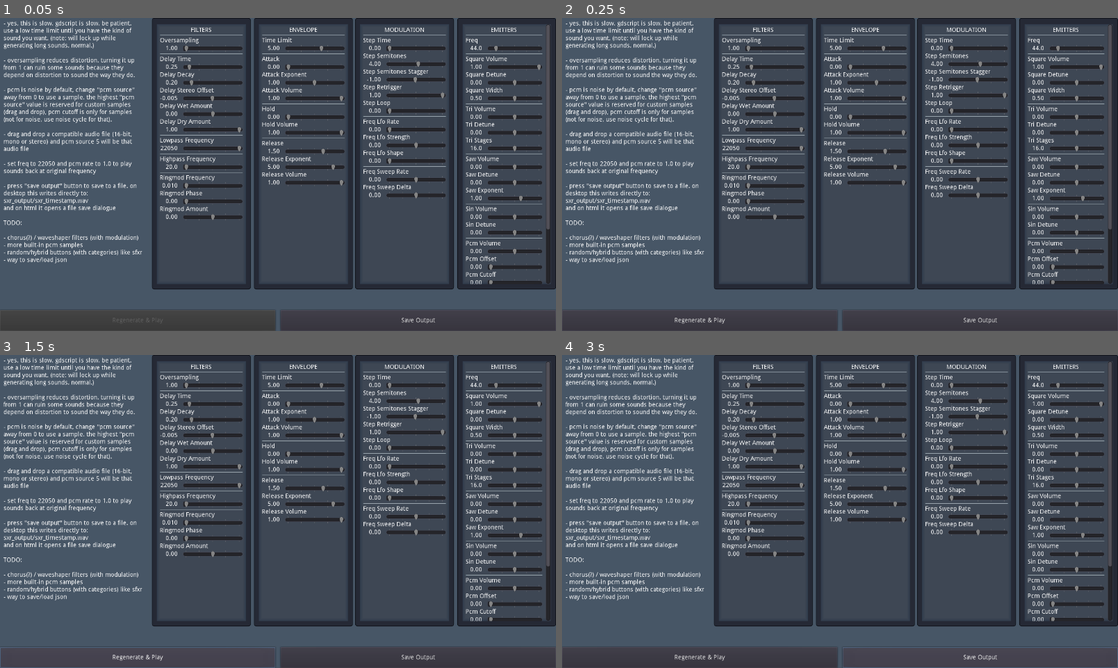
Above: before the commit, frames 1-4 (two rows, left to right).
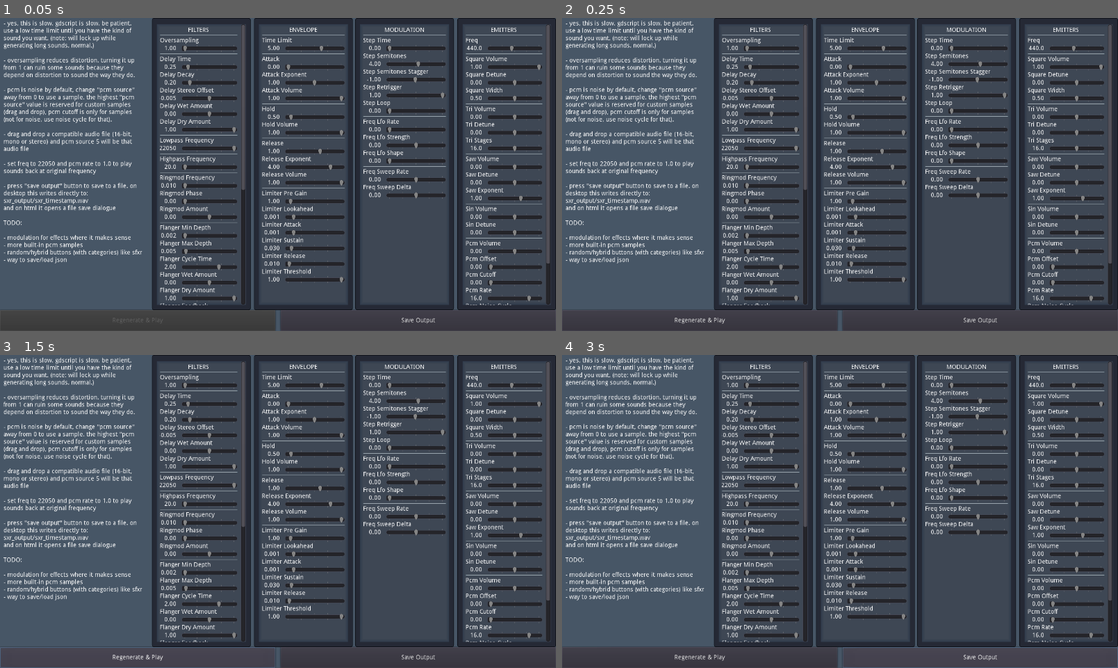
Above: after the commit, the same moments.

Repository: wareya/swtone
Game: Godot game, scene res://Main.tscn
Two runs of this game, one before a commit and one after it. Both use one fixed random seed, a clock stepped at 60 frames per second and the inputs below.
Inputs:
- Up to frame 1 (0.05 s): no input
- Up to frame 2 (0.25 s): no input
- Up to frame 3 (1.5 s): click "Regenerate & Play" at 0.5 s; click "Regenerate & Play" at 1.25 s
- Up to frame 4 (3 s): click "Regenerate & Play" at 2 s; click "Save Output" at 2.75 s

The runs differ from the first frame. In frame 1, 6.5% of the frame differs, in the area x 1-100%, y 2-94%; in frame 2, 6.5%; in frame 3, 6.5%; in frame 4, 6.5%.

Commit message:
more stuff

Diff:
--- a/Main.gd
+++ b/Main.gd
@@ -4,7 +4,7 @@
     var sample_rate = 1.0
     func _init(sample_rate):
         self.sample_rate = sample_rate
-    func push_sample(x):
+    func push_sample(_x):
         pass
     func pop_sample():
         pass
@@ -20,7 +20,7 @@
     func _init(sample_rate, time, decay).(sample_rate):
         self.decay = decay
         wet = []
-        for i in range(time*sample_rate):
+        for _i in range(time*sample_rate):
             wet.push_back(Vector2.ZERO)
     func push_sample(x):
         wet[cursor] *= decay
@@ -72,10 +72,10 @@
         return memory2 - memory
 
 class Ringmod extends Filter:
-    var frequency = 0.0
-    var amount = 1.0
-    var cursor = 0.0
-    var phase = 0.0
+    var frequency : float = 0.0
+    var amount : float = 1.0
+    var cursor : float = 0.0
+    var phase : float = 0.0
     var memory = Vector2()
     func _init(sample_rate, frequency : float, phase : float, amount : float).(sample_rate):
         self.frequency = frequency
@@ -90,30 +90,30 @@
         return memory.linear_interpolate(r, amount)
 
 class Flanger extends Filter:
-    var wet = []
+    var min_depth : int = 0
+    var max_depth : int = 0
+    var rate = 2.0
     var wet_amount = 1.0
     var dry_amount = 1.0
-    var dry = Vector2.ZERO
-    var cursor = 0
-    var min_depth = 0
-    var max_depth = 0
-    var rate = 2.0
     var feedback = 0.5
+
+    var cursor : int = 0
+    var wet = []
     #var stereo_offset = -0.01
-    func _init(sample_rate, min_depth, max_depth, rate).(sample_rate):
-        self.min_depth = int(min_depth * sample_rate)
-        self.max_depth = int(max_depth * sample_rate)
-        self.rate = float(rate)
+    func _init(sample_rate, _min_depth, _max_depth, _rate).(sample_rate):
+        self.min_depth = int(_min_depth * sample_rate)
+        self.max_depth = int(_max_depth * sample_rate)
+        self.rate = float(_rate)
         wet = []
-        for i in range(max(min_depth, max_depth)*sample_rate):
+        for _i in range(max(min_depth, max_depth)*sample_rate):
             wet.push_back(Vector2.ZERO)
         if wet.size() == 0:
             wet.push_back(Vector2.ZERO)
+
     func push_sample(x):
         #wet[cursor] *= decay
         #wet[cursor] += x
         wet[cursor % wet.size()] = x
-        dry = x
         cursor += 1
 
     func _tri(x):
@@ -126,30 +126,119 @@
         #if randi() % 999 == 0:
         #    print("%s/%s" % [samples_into_past, wet.size()])
         var _wet = wet[(cursor - 1 - samples_into_past + wet.size()*2) % wet.size()]
+        var c = (cursor - 1) % wet.size()
+        var dry =  wet[c]
         var out = dry * dry_amount + _wet * wet_amount
-        wet[(cursor - 1) % wet.size()] *= 1.0 - feedback
-        wet[(cursor - 1) % wet.size()] += out * feedback
+        wet[c] *= 1.0 - feedback
+        wet[c] += out * feedback
         return out
-        #if stereo_offset > 0.0:
-        #    var c2 = int(cursor+stereo_offset*sample_rate)
-        #    c2 = c2 % wet.size()
-        #    _wet.y = wet[c2].y
-        #elif stereo_offset < 0.0:
-        #    var c2 = int(cursor-stereo_offset*sample_rate)
-        #    c2 = c2 % wet.size()
-        #    _wet.x = wet[c2].x
+
+# TODO add stereo thing somehow
+class Chorus extends Filter:
+    #var min_depth : int = 0
+    var depth : int = 0
+    var rate = 2.0
+    var wet_amount = 1.0
+    var dry_amount = 0.0
+    var voices = 3
+
+    var cursor : int = 0
+    var wet = []
+    #var stereo_offset = -0.01
+    func _init(sample_rate, depth, _rate, _wet, _dry, _voices).(sample_rate):
+        rate = float(_rate)
+        wet_amount = _wet
+        dry_amount = _dry
+        voices = _voices
+
+        wet = []
+        for _i in range(depth*sample_rate):
+            wet.push_back(Vector2.ZERO)
+        if wet.size() == 0:
+            wet.push_back(Vector2.ZERO)
+
+    func push_sample(x):
+        wet[cursor % wet.size()] = x
+        cursor += 1
+
+    func _tri(x):
+        return abs((fmod((x*2.0)+1.0,2.0)-1))
+
+    func pop_sample():
+        var lfo_sum = Vector2()
+        for i in range(voices):
+            var lfo_amount = -cos((cursor*rate/sample_rate + 2.0*i/voices) * PI)/2.0 + 0.5
+            var samples_into_past = int((wet.size()-1) * lfo_amount)
+            #if randi() % 999 == 0 and i == 0:
+            #    print("%s/%s" % [samples_into_past, wet.size()])
+            var _wet = wet[(cursor - 1 - samples_into_past + wet.size()*2) % wet.size()]
+            lfo_sum += _wet
+        var c = (cursor - 1) % wet.size()
+        var dry =  wet[c]
+        var out = dry * dry_amount + lfo_sum * wet_amount
+        return out
+
+# TODO: add optional reference low pass
+class Waveshaper extends Filter:
+    var pre_gain = 1.0
+    var exponent = 1.0
+    var clip = 1.0
+    var clip_mode = 0 # 0: normal clipping. 1: "bounce" clipping. 2: wrapping
+    var quantization = 0 # quantize to number of steps
+    var mix = 0.0
+
+    var memory = Vector2()
+    func _init(sample_rate, pre_gain, exponent, clip, clip_mode, quantization, mix).(sample_rate):
+        self.pre_gain = pre_gain
+        self.exponent = exponent
+        self.clip = clip
+        self.clip_mode = clip_mode
+        self.quantization = quantization
+        self.mix = mix
+        pass
+    func push_sample(x):
+        memory = x
+    func _saw(x):
+        return fmod(fmod(x+1.0, 2.0) + 2.0, 2.0) - 1.0
+    func _tri(x):
+        return abs(fmod(fmod(x-1.0, 4.0) + 4.0, 4.0) - 2.0) - 1.0
+    func pop_sample():
+        var shaped : Vector2 = memory*pre_gain
+        shaped = shaped.abs()
+        shaped.x = pow(shaped.x, exponent)
+        shaped.y = pow(shaped.y, exponent)
+        shaped = memory.sign() * shaped
+        if clip > 0.0:
+            if clip_mode == 0:
+                shaped.x = clamp(shaped.x, -clip, clip)
+                shaped.y = clamp(shaped.y, -clip, clip)
+            elif clip_mode == 1:
+                shaped.x = _tri(shaped.x/clip) * clip
+                shaped.y = _tri(shaped.y/clip) * clip
+            elif clip_mode == 2:
+                shaped.x = _saw(shaped.x/clip) * clip
+                shaped.y = _saw(shaped.y/clip) * clip
+        else:
+            shaped = Vector2()
+
+        var stages = quantization/2.0 - 0.5
+        if stages > 0.0:
+            shaped.x = floor(shaped.x*stages)/stages + 1.0/stages/2.0
+            shaped.y = floor(shaped.y*stages)/stages + 1.0/stages/2.0
+
+        return lerp(memory, shaped, mix)
 
 class Limiter extends Filter:
     var pre_gain = 1.0
     var lookahead = 0.001
     var attack = 0.001
     var sustain = 0.01
-    var release = 0.001
+    var release = 0.01
     var threshold = 1.0
 
     var amplitude = 1.0
     var hit_time = 0.0
-    var hit_loudness = 1.0
+    var hit_amplitude = 1.0
     var time = 0.0
 
     var buffer = []
@@ -159,10 +248,16 @@
     var bucket_size = 128
     var cursor = 0
 
-    func _init(sample_rate).(sample_rate):
-        for i in range(lookahead * sample_rate):
+    func _init(sample_rate, _pre_gain, _lookahead, _attack, _sustain, _release, _threshold).(sample_rate):
+        pre_gain = _pre_gain
+        lookahead = _lookahead
+        attack = _attack
+        sustain = _sustain
+        release = _release
+        threshold = _threshold
+        for _i in range(lookahead * sample_rate + 1):
             buffer.push_back(Vector2())
-        for i in range(sustain * sample_rate):
+        for i in range((sustain + lookahead) * sample_rate):
             buffer_max.push_back(0.0)
             if int(i) % bucket_size == 0:
                 buffer_max_bucket.push_back(0.0)
@@ -191,6 +286,8 @@
 
     var former_amplitude = 1.0
     func push_sample(x):
+        if threshold == 0.0:
+            return
         cursor += 1
         x *= pre_gain
         time += 1.0/sample_rate
@@ -201,21 +298,22 @@
         buffer_max_bucket_dirty[floor((cursor % buffer_max.size())/bucket_size)] = true
 
         var envelope = max_buffer()
-        if envelope >= threshold:
-            hit_loudness = envelope
-            hit_time = time
-
-        # FIXME this is wrong now
-        var adjusted_time = (time - hit_time)
-        if adjusted_time < lookahead + sustain: # sustain
-            amplitude = threshold/hit_loudness
-        elif release > 0.0 and adjusted_time < sustain + lookahead + release: # release
-            adjusted_time -= sustain + lookahead
-            var decay_progress = clamp(adjusted_time / release, 0.0, 1.0)
-            amplitude = lerp(threshold/hit_loudness, 1.0, decay_progress)
-        else: # end of release
-            amplitude = 1.0
-
+
+        if release > 0:
+            var time_since_hit = time - hit_time
+            if time_since_hit < release:
+                var decay_progress = time_since_hit/release
+                amplitude = lerp(hit_amplitude, 1.0, decay_progress)
+            else:
+                amplitude = 1.0
+
+            var amplitude_follower = threshold/max(envelope, threshold)
+            if amplitude_follower <= amplitude:
+                hit_time = time
+                hit_amplitude = amplitude_follower
+                amplitude = hit_amplitude
+        else:
+            amplitude = threshold/max(envelope, threshold)
         handle_attack()
 
     # this "attack" algorithm is numerically unstable but very fast
@@ -230,7 +328,7 @@
             return
         if attack_buffer.size() == 0:
             attack_amplitude = 0.0
-            for i in range(int(attack * sample_rate + 1)):
+            for _i in range(int(attack * sample_rate + 1)):
                 attack_buffer.push_back(amplitude)
                 attack_amplitude += amplitude
             attack_amplitude /= attack_buffer.size()
@@ -239,10 +337,16 @@
         attack_buffer[attack_cursor % attack_buffer.size()] = amplitude
         attack_cursor += 1
 
-        attack_amplitude -= old/attack_buffer.size()
-        attack_amplitude += amplitude/attack_buffer.size()
+        attack_amplitude = 0.0
+        for b in attack_buffer:
+            attack_amplitude += b / attack_buffer.size()
+
+        #attack_amplitude -= old/attack_buffer.size()
+        #attack_amplitude += amplitude/attack_buffer.size()
 
     func pop_sample():
+        if threshold == 0.0:
+            return Vector2()
         if lookahead > 0.0:
             return buffer[(cursor + 1) % buffer.size()] * attack_amplitude
         else:
@@ -253,7 +357,7 @@
     var samples = PoolVector2Array()
     var playback_cursor = 0
     var sample_rate = 44100.0
-    var freq = 44.0
+    var freq = 440.0
     var freq_offset_lfo = 0.0 # semitones
     var freq_offset_sweep = 0.0 # semitones
     var freq_offset_step = 0.0 # semitones
@@ -329,7 +433,7 @@
     var pcm_cutoff = 0.0
     var pcm_rate = 16.0
     var pcm_noise_cycle = 1024
-    func _pcm(cursor, exponent = 1.0):
+    func _pcm(cursor):
         #if pcm_source == null or pcm_source.size() == 0:
         cursor = int(cursor*pcm_rate + pcm_offset*sample_rate)
         if int(pcm_source) == 0:
@@ -379,28 +483,39 @@
     var saw_detune = 0.0
 
     func update_filters():
+        var c = samples.size()-1
+
         if delay_wet_amount != 0.0 or delay_dry_amount != 1.0:
-            delay.push_sample(samples[samples.size()-1])
-            samples[samples.size()-1] = delay.pop_sample()
+            delay.push_sample(samples[c])
+            samples[c] = delay.pop_sample()
 
         if lowpass_frequency < 22050.0:
-            lowpass.push_sample(samples[samples.size()-1])
-            samples[samples.size()-1] = lowpass.pop_sample()
+            lowpass.push_sample(samples[c])
+            samples[c] = lowpass.pop_sample()
 
         if highpass_frequency > 20.0:
-            highpass.push_sample(samples[samples.size()-1])
-            samples[samples.size()-1] = highpass.pop_sample()
+            highpass.push_sample(samples[c])
+            samples[c] = highpass.pop_sample()
 
         if ringmod_frequency > 0.0 and ringmod_amount != 0.0:
-            ringmod.push_sample(samples[samples.size()-1])
-            samples[samples.size()-1] = ringmod.pop_sample()
-
-        flanger.push_sample(samples[samples.size()-1])
-        samples[samples.size()-1] = flanger.pop_sample()
+            ringmod.push_sample(samples[c])
+            samples[c] = ringmod.pop_sample()
+
+        if flanger_wet_amount != 0.0 or flanger_dry_amount != 1.0:
+            flanger.push_sample(samples[c])
+            samples[c] = flanger.pop_sample()
+
+        if (chorus_wet_amount != 0.0 and chorus_voices > 0) or chorus_dry_amount != 1.0:
+            chorus.push_sample(samples[c])
+            samples[c] = chorus.pop_sample()
+
+        if waveshaper.mix != 0.0:
+            waveshaper.push_sample(samples[c])
+            samples[c] = waveshaper.pop_sample()
 
         if true:
-            limiter.push_sample(samples[samples.size()-1])
-            samples[samples.size()-1] = limiter.pop_sample()
+            limiter.push_sample(samples[c])
+            samples[c] = limiter.pop_sample()
 
     var delay_time = 0.25
     var delay_decay = 0.2
@@ -421,11 +536,38 @@
     var ringmod_amount = 0.0
     var ringmod = Ringmod.new(sample_rate, ringmod_frequency, ringmod_phase, ringmod_amount)
 
-
-    var limiter = Limiter.new(sample_rate)
-
-
-    var flanger = Flanger.new(sample_rate, 0.002, 0.005, 2.0)
+    var limiter_pre_gain = 1.0
+    var limiter_lookahead = 0.001
+    var limiter_attack = 0.001
+    var limiter_sustain = 0.03
+    var limiter_release = 0.01
+    var limiter_threshold = 1.0
+    var limiter = Limiter.new(sample_rate, limiter_pre_gain, limiter_lookahead, limiter_attack, limiter_sustain, limiter_release, limiter_threshold)
+
+    var flanger_min_depth = 0.002
+    var flanger_max_depth = 0.005
+    var flanger_cycle_time = 2.0
+    var flanger_wet_amount = 0.0
+    var flanger_dry_amount = 1.0
+    var flanger_feedback = 0.5
+
+    var flanger = Flanger.new(sample_rate, flanger_min_depth, flanger_max_depth, flanger_cycle_time)
+
+    var chorus_depth = 0.002
+    var chorus_rate = 5.0
+    var chorus_wet_amount = 1.0
+    var chorus_dry_amount = 1.0
+    var chorus_voices = 3
+    var chorus = Chorus.new(sample_rate, chorus_depth, chorus_rate, chorus_wet_amount, chorus_dry_amount, chorus_voices)
+
+    var waveshaper_pre_gain = 1.0
+    var waveshaper_exponent = 1.0
+    var waveshaper_clip = 1.0
+    var waveshaper_clip_mode = 0 # 0: normal clipping. 1: "bounce" clipping. 2: wrapping
+    var waveshaper_quantization = 0 # quantize to number of steps
+    var waveshaper_mix = 0.0
+
+    var waveshaper = Waveshaper.new(sample_rate, waveshaper_pre_gain, waveshaper_exponent, waveshaper_clip, waveshaper_clip_mode, waveshaper_quantization, waveshaper_mix)
 
     func generate():
         parent.find_node("Regen").disabled = true
@@ -440,7 +582,7 @@
         var silence_limit = 1.0/32768.0
 
         var start_time = OS.get_ticks_msec()
-        for x in range(sample_rate*time_limit):
+        for _i in range(sample_rate*time_limit):
             if abs(OS.get_ticks_msec() - start_time) > 10:
                 yield(parent.get_tree(), "idle_frame")
                 start_time = OS.get_ticks_msec()
@@ -448,7 +590,7 @@
             var old_time = gen_time
             var next = Vector2.ZERO
             var current_freq = freq * semitones_to_factor(freq_offset_lfo + freq_offset_sweep + freq_offset_step)
-            for i in range(aa):
+            for _j in range(aa):
                 gen_cursor += current_freq/sample_rate/aa*2.0
                 if sin_volume != 0.0:
                     var f = semitones_to_factor(sin_detune)    if sin_detune    != 0.0 else 1.0
@@ -499,10 +641,10 @@
     var attack = 0.0
     var attack_exponent = 1.0
     var attack_volume = 1.0
-    var hold = 0.0
+    var hold = 0.5
     var hold_volume = 1.0
-    var release = 1.5
-    var release_exponent = 5.0
+    var release = 1.0
+    var release_exponent = 4.0
     var release_volume = 1.0
 
     var envelope = 1.0
@@ -557,9 +699,9 @@
                 freq_offset_lfo = _saw(t, 2)
             elif freq_lfo_shape == 5.0:
                 if int(pcm_source) == 0:
-                    freq_offset_lfo = _pcm(t / pcm_rate, 2)
+                    freq_offset_lfo = _pcm(t / pcm_rate)
                 else:
-                    freq_offset_lfo = _pcm(t / pcm_rate, 2)
+                    freq_offset_lfo = _pcm(t / pcm_rate)
                     freq_offset_lfo = freq_offset_lfo.x + freq_offset_lfo.y
                 if randi() % 10000 == 0:
                     print(freq_offset_lfo)
@@ -587,8 +729,31 @@
         lowpass = Lowpass.new(sample_rate, lowpass_frequency)
         highpass = Highpass.new(sample_rate, highpass_frequency)
         ringmod = Ringmod.new(sample_rate, ringmod_frequency, ringmod_phase, ringmod_amount)
-        flanger = Flanger.new(sample_rate, 0.002, 0.005, 2.0)
-        limiter = Limiter.new(sample_rate)
+
+        flanger = Flanger.new(sample_rate, flanger_min_depth, flanger_max_depth, flanger_cycle_time)
+        flanger.wet_amount = flanger_wet_amount
+        flanger.dry_amount = flanger_dry_amount
+        flanger.feedback = flanger_feedback
+
+        chorus = Chorus.new(sample_rate, chorus_depth, chorus_rate, chorus_wet_amount, chorus_dry_amount, chorus_voices)
+
+        waveshaper = Waveshaper.new(sample_rate,
+            waveshaper_pre_gain,
+            waveshaper_exponent,
+            waveshaper_clip,
+            waveshaper_clip_mode,
+            waveshaper_quantization,
+            waveshaper_mix
+        )
+
+        limiter = Limiter.new(sample_rate,
+            limiter_pre_gain,
+            limiter_lookahead,
+            limiter_attack,
+            limiter_sustain,
+            limiter_release,
+            limiter_threshold
+        )
 
     func pull_sample():
         playback_cursor = max(0, playback_cursor)
@@ -614,7 +779,7 @@
     else:
         label.text = "%.0f" % value
 
-func slider_update(value : float, slider : Range, number : Label, name : String):
+func slider_update(value : float, _slider : Range, number : Label, name : String):
     set_label_value(number, value)
     generator.set(name, value)
     print(name)
@@ -643,6 +808,7 @@
     slider.size_flags_stretch_ratio = 0.75
     slider.tick_count = 5
     slider.ticks_on_borders = true
+    slider.add_to_group("Slider")
 
     slider.connect("value_changed", self, "slider_update", [slider, number, name])
     slider.value = value
@@ -724,6 +890,13 @@
     slider = add_slider("release_exponent", 0.1, 10.0)
     slider.exp_edit = true
     add_slider("release_volume", -1.0, 1.0)
+    add_separator()
+    add_slider("limiter_pre_gain", 0.05, 20)
+    add_slider("limiter_lookahead", 0.0, 0.01).step = 0.001
+    add_slider("limiter_attack", 0.0, 0.01).step = 0.001
+    add_slider("limiter_sustain", 0.0, 0.5)
+    add_slider("limiter_release", 0.0, 0.5)
+    add_slider("limiter_threshold", 0.0, 1.0)
 
     control_target = $Scroll/Box/ScrollerD/Controls
     add_slider("oversampling", 1, 8.0).step = 1
@@ -741,11 +914,37 @@
     add_slider("ringmod_frequency", 0.01, 22050.0).exp_edit = true
     add_slider("ringmod_phase", 0.0, 1.0)
     add_slider("ringmod_amount", -2.0, 2.0)
-
-func _on_files_dropped(files : PoolStringArray, screen : int):
-    var want = files[0]
-
-    var music = AudioStreamPlayer.new()
+    add_separator()
+    add_slider("flanger_min_depth", 0.0, 0.5)
+    add_slider("flanger_max_depth", 0.0, 0.5)
+    add_slider("flanger_cycle_time", 0.01, 20).exp_edit = true
+    add_slider("flanger_wet_amount", -1.0, 1.0)
+    add_slider("flanger_dry_amount", -1.0, 1.0)
+    add_slider("flanger_feedback", 0.0, 1.0)
+    add_separator()
+    add_slider("chorus_depth", 0.0, 0.05).step = 0.001
+    add_slider("chorus_rate", 0.0, 50)
+    add_slider("chorus_wet_amount", 0.0, 1.0)
+    add_slider("chorus_dry_amount", 0.0, 1.0)
+    add_slider("chorus_voices", 0, 8).step = 1
+    add_separator()
+    add_slider("waveshaper_pre_gain", 0.0, 16.0)
+    add_slider("waveshaper_exponent", 0.1, 10.0).exp_edit = true
+    add_slider("waveshaper_clip", 0.0, 8.0)
+    add_slider("waveshaper_clip_mode", 0, 2).step = 1
+    add_slider("waveshaper_quantization", 0, 256).step = 1
+    add_slider("waveshaper_mix", 0.0, 1.0)
+
+    yield(get_tree(), "idle_frame")
+    for _slider in get_tree().get_nodes_in_group("Slider"):
+        print(_slider.name)
+        var value = generator.get(_slider.name)
+        _slider.value = value
+        pass
+    #add_separator()
+
+func _on_files_dropped(files : PoolStringArray, _screen : int):
+    #var music = AudioStreamPlayer.new()
     var audio_loader = AudioLoader.new()
     var stream = audio_loader.loadfile(files[0])
     if not stream is AudioStreamSample:
@@ -815,7 +1014,7 @@
 var playback
 var ready = false
 func _ready():
-    get_tree().connect("files_dropped", self, "_on_files_dropped")
+    var _unused = get_tree().connect("files_dropped", self, "_on_files_dropped")
 
     generator = Generator.new()
     generator.parent = self
@@ -823,7 +1022,7 @@
     yield(get_tree(), "idle_frame")
     yield(get_tree(), "idle_frame")
     yield(get_tree(), "idle_frame")
-    generator.connect("generation_complete", self, "update_player")
+    _unused = generator.connect("generation_complete", self, "update_player")
     generator.generate()
 
     #$Player.stream = AudioStreamGenerator.new()
@@ -833,8 +1032,8 @@
 
     ready = true
 
-    $Buttons/Regen.connect("pressed", generator, "generate")
-    $Buttons/Save.connect("pressed", self, "save")
+    _unused = $Buttons/Regen.connect("pressed", generator, "generate")
+    _unused = $Buttons/Save.connect("pressed", self, "save")
 
     yield(get_tree().create_timer(generator.samples.size() / generator.sample_rate + 0.25), "timeout")
     yield(get_tree(), "idle_frame")
--- a/Main.tscn
+++ b/Main.tscn
@@ -68,7 +68,7 @@
 
 TODO:
 
-- chorus(?) / waveshaper filters (with modulation)
+- modulation for effects where it makes sense
 - more built-in pcm samples
 - random/hybrid buttons (with categories) like sfxr
 - way to save/load json"
@@ -79,7 +79,6 @@
 anchor_right = 1.0
 anchor_bottom = 1.0
 margin_left = -227.0
-margin_bottom = -48.0
 custom_styles/panel = SubResource( 2 )
 __meta__ = {
 "_edit_use_anchors_": false
@@ -92,11 +91,8 @@
 margin_left = -215.0
 margin_top = 14.0
 margin_right = -12.0
-margin_bottom = -60.0
-custom_styles/bg = SubResource( 1 )
-__meta__ = {
-"_edit_use_anchors_": false
-}
+margin_bottom = -12.0
+custom_styles/bg = SubResource( 1 )
 
 [node name="Controls" type="VBoxContainer" parent="Scroll/Box/ScrollerA"]
 margin_left = 7.0
@@ -129,7 +125,6 @@
 anchor_bottom = 1.0
 margin_left = -462.0
 margin_right = -235.0
-margin_bottom = -48.0
 custom_styles/panel = SubResource( 2 )
 __meta__ = {
 "_edit_use_anchors_": false
@@ -142,7 +137,7 @@
 margin_left = -451.0
 margin_top = 14.0
 margin_right = -246.0
-margin_bottom = -60.0
+margin_bottom = -12.0
 custom_styles/bg = SubResource( 1 )
 __meta__ = {
 "_edit_use_anchors_": false
@@ -179,7 +174,6 @@
 anchor_bottom = 1.0
 margin_left = -695.0
 margin_right = -468.0
-margin_bottom = -48.0
 custom_styles/panel = SubResource( 2 )
 __meta__ = {
 "_edit_use_anchors_": false
@@ -192,7 +186,7 @@
 margin_left = -684.0
 margin_top = 14.0
 margin_right = -479.0
-margin_bottom = -60.0
+margin_bottom = -12.0
 custom_styles/bg = SubResource( 1 )
 __meta__ = {
 "_edit_use_anchors_": false
@@ -229,7 +223,6 @@
 anchor_bottom = 1.0
 margin_left = -930.0
 margin_right = -703.0
-margin_bottom = -48.0
 custom_styles/panel = SubResource( 2 )
 __meta__ = {
 "_edit_use_anchors_": false
@@ -242,7 +235,7 @@
 margin_left = -919.0
 margin_top = 14.0
 margin_right = -714.0
-margin_bottom = -60.0
+margin_bottom = -12.0
 custom_styles/bg = SubResource( 1 )
 
 [node name="Controls" type="VBoxContainer" parent="Scroll/Box/ScrollerD"]
--- a/project.godot
+++ b/project.godot
@@ -28,6 +28,10 @@
 
 channel_disable_threshold_db=-90.0
 
+[debug]
+
+gdscript/warnings/shadowed_variable=false
+
 [display]
 
 window/size/width=1280
